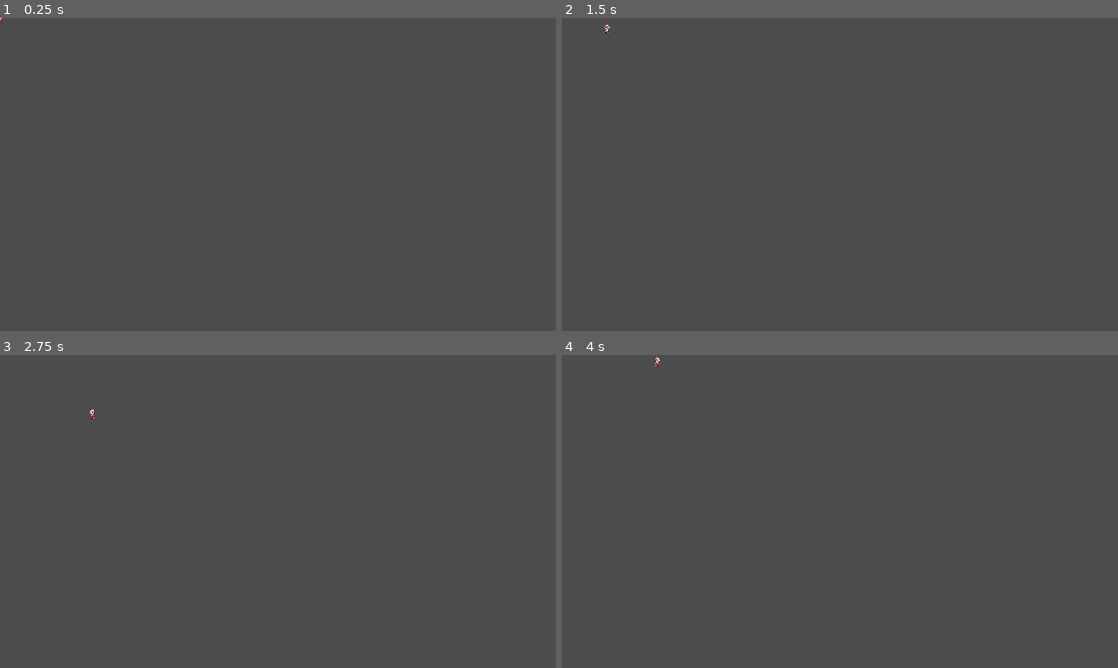
Above: before the commit, frames 1-4 (two rows, left to right).
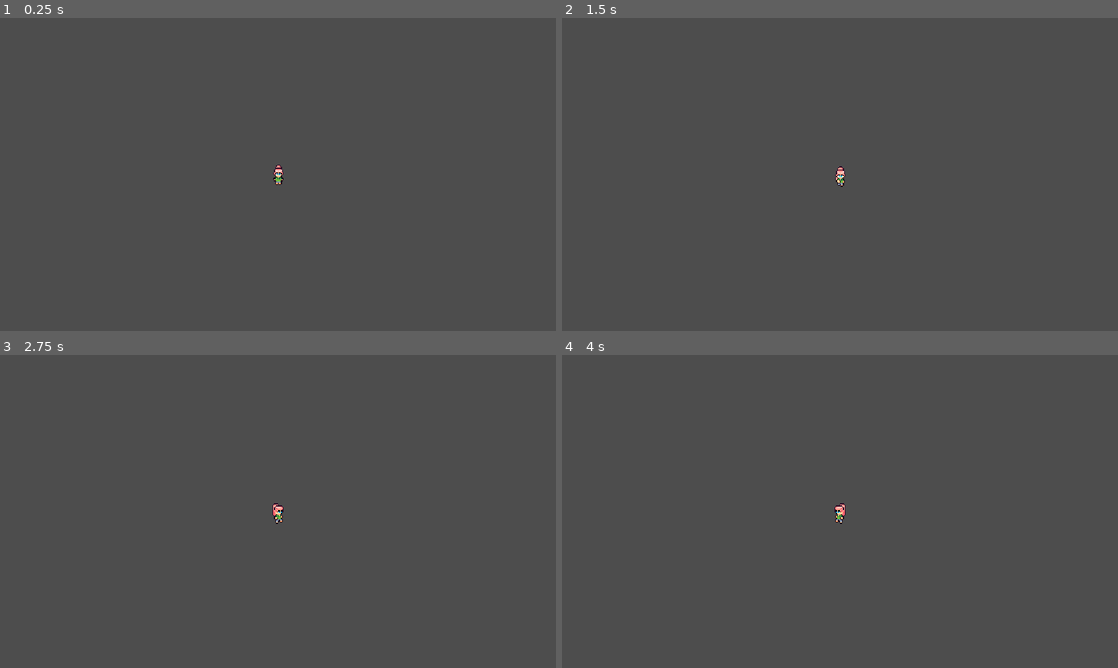
Above: after the commit, the same moments.

Repository: Grazulex/Farmstead-Chronicles
Game: Godot game, scene res://scenes/game/Main.tscn
Same seed, same stepped clock (60 frames per second), same inputs: the game is played once before the commit and once after it.
Inputs:
- Up to frame 1 (0.25 s): no input
- Up to frame 2 (1.5 s): tap Enter at 0.5 s; hold Right (ui_right) 0.53-1.28 s; tap Space at 1.25 s; hold Down (ui_down) from 1.28 s (still down)
- Up to frame 3 (2.75 s): tap Enter at 2 s; release Down (ui_down) at 2.03 s; hold Right (ui_right) from 2.03 s (still down)
- Up to frame 4 (4 s): tap Space at 2.75 s; release Right (ui_right) at 2.78 s; hold Up (ui_up) 2.78-3.53 s; tap Enter at 3.5 s; hold Left (ui_left) from 3.53 s (still down)

The runs differ from the first frame. In frame 1, 0.1% of the frame differs, in the area x 0-51%, y 0-54%; in frame 2, 0.1%; in frame 3, 0.1%, in the area x 16-51%, y 17-54%; in frame 4, 0.1%.

Commit message:
#1 add GlobalPlayerManager

Diff:
--- a/project.godot
+++ b/project.godot
@@ -14,6 +14,10 @@
 run/main_scene="res://scenes/game/Main.tscn"
 config/features=PackedStringArray("4.2", "GL Compatibility")
 config/icon="res://icon.svg"
+
+[autoload]
+
+GlobalPlayerManager="*res://scripts/Global/GlobalPlayerManager.gd"
 
 [display]
 
--- a/scenes/characters/Player.tscn
+++ b/scenes/characters/Player.tscn
@@ -681,7 +681,6 @@
 shape = SubResource("CircleShape2D_5h2fy")
 
 [node name="Camera2D" type="Camera2D" parent="."]
-enabled = false
 zoom = Vector2(2, 2)
 
 [node name="Skeleton" type="Node2D" parent="."]
@@ -732,3 +731,4 @@
 autoplay = "idle_down"
 
 [connection signal="change_direction_x" from="." to="Skeleton" method="_on_player_change_direction_x"]
+[connection signal="initialize_sprites" from="." to="Skeleton" method="_on_player_initialize_sprites"]
--- a/scenes/game/Main.tscn
+++ b/scenes/game/Main.tscn
@@ -5,3 +5,4 @@
 [node name="Main" type="Node2D"]
 
 [node name="Player" parent="." instance=ExtResource("1_lyeey")]
+speed = 20
--- /dev/null
+++ b/scenes/game/game_manager.tscn
@@ -0,0 +1,19 @@
+[gd_scene load_steps=2 format=3 uid="uid://15e171vv41wg"]
+
+[sub_resource type="GDScript" id="GDScript_7e3g6"]
+script/source = "extends Node
+
+
+@export var Player : player
+
+var rng = RandomNumberGenerator.new()
+
+const PLAYER_POSITION = Vector2(0, 0)
+
+func _ready():
+	var new_player = Player.instantiate()
+	pass
+"
+
+[node name="GameManager" type="Node"]
+script = SubResource("GDScript_7e3g6")
--- /dev/null
+++ b/scripts/Global/GlobalPlayerManager.gd
@@ -0,0 +1,260 @@
+extends Node
+
+var player_skins_collection = {
+	"01" : preload("res://assets/textures/Player/Character/Divided/All Basic Animations/Skins/1.png"),
+	"02" : preload("res://assets/textures/Player/Character/Divided/All Basic Animations/Skins/2.png"),
+	"03" : preload("res://assets/textures/Player/Character/Divided/All Basic Animations/Skins/3.png"),
+	"04" : preload("res://assets/textures/Player/Character/Divided/All Basic Animations/Skins/4.png")
+}
+
+var portrait_skins_collection = {
+	"01" : preload("res://assets/textures/Player/Portrait/Female/Skins/1.png"),
+	"02" : preload("res://assets/textures/Player/Portrait/Female/Skins/2.png"),
+	"03" : preload("res://assets/textures/Player/Portrait/Female/Skins/3.png"),
+	"04" : preload("res://assets/textures/Player/Portrait/Female/Skins/4.png"),
+	"05" : preload("res://assets/textures/Player/Portrait/Male/Skins/1.png"),
+	"06" : preload("res://assets/textures/Player/Portrait/Male/Skins/2.png"),
+	"07" : preload("res://assets/textures/Player/Portrait/Male/Skins/3.png"),
+	"08" : preload("res://assets/textures/Player/Portrait/Male/Skins/4.png"),
+}
+
+var player_eyes_collection = {
+	"none" : null,
+	"01" : preload("res://assets/textures/Player/Character/Divided/All Basic Animations/Eyes/Female/Black.png"),
+	"02" : preload("res://assets/textures/Player/Character/Divided/All Basic Animations/Eyes/Female/Blue.png"),
+	"03" : preload("res://assets/textures/Player/Character/Divided/All Basic Animations/Eyes/Female/Brown.png"),
+	"04" : preload("res://assets/textures/Player/Character/Divided/All Basic Animations/Eyes/Female/Green.png"),
+	"05" : preload("res://assets/textures/Player/Character/Divided/All Basic Animations/Eyes/Male/Black.png"),
+	"06" : preload("res://assets/textures/Player/Character/Divided/All Basic Animations/Eyes/Male/Blue.png"),
+	"07" : preload("res://assets/textures/Player/Character/Divided/All Basic Animations/Eyes/Male/Brown.png"),
+	"08" : preload("res://assets/textures/Player/Character/Divided/All Basic Animations/Eyes/Male/Green.png")
+}
+
+var portrait_eyes_collection = {
+	"none" : null,
+	"01" : preload("res://assets/textures/Player/Portrait/Female/Eyes/Black.png"),
+	"02" : preload("res://assets/textures/Player/Portrait/Female/Eyes/Blue.png"),
+	"03" : preload("res://assets/textures/Player/Portrait/Female/Eyes/Brown.png"),
+	"04" : preload("res://assets/textures/Player/Portrait/Female/Eyes/Green.png"),
+	"05" : preload("res://assets/textures/Player/Portrait/Male/Eyes/Black.png"),
+	"06" : preload("res://assets/textures/Player/Portrait/Male/Eyes/Blue.png"),
+	"07" : preload("res://assets/textures/Player/Portrait/Male/Eyes/Brown.png"),
+	"08" : preload("res://assets/textures/Player/Portrait/Male/Eyes/Green.png")
+}
+
+var player_hairs_collection = {
+	"none" : null,
+	"01" : preload("res://assets/textures/Player/Character/Divided/All Basic Animations/Hair/Faty/Black.png"),
+	"02" : preload("res://assets/textures/Player/Character/Divided/All Basic Animations/Hair/Faty/Blonde.png"),
+	"03" : preload("res://assets/textures/Player/Character/Divided/All Basic Animations/Hair/Faty/Blue.png"),
+	"04" : preload("res://assets/textures/Player/Character/Divided/All Basic Animations/Hair/Faty/Brown.png"),
+	"05" : preload("res://assets/textures/Player/Character/Divided/All Basic Animations/Hair/Faty/Ginger.png"),
+	"06" : preload("res://assets/textures/Player/Character/Divided/All Basic Animations/Hair/Faty/Pink.png"),
+	"07" : preload("res://assets/textures/Player/Character/Divided/All Basic Animations/Hair/Faty/Red.png"),
+	"08" : preload("res://assets/textures/Player/Character/Divided/All Basic Animations/Hair/Fawn/Black.png"),
+	"09" : preload("res://assets/textures/Player/Character/Divided/All Basic Animations/Hair/Fawn/Blonde.png"),
+	"10" : preload("res://assets/textures/Player/Character/Divided/All Basic Animations/Hair/Fawn/Blue.png"),
+	"11" : preload("res://assets/textures/Player/Character/Divided/All Basic Animations/Hair/Fawn/Brown.png"),
+	"12" : preload("res://assets/textures/Player/Character/Divided/All Basic Animations/Hair/Fawn/Ginger.png"),
+	"13" : preload("res://assets/textures/Player/Character/Divided/All Basic Animations/Hair/Fawn/Pink.png"),
+	"14" : preload("res://assets/textures/Player/Character/Divided/All Basic Animations/Hair/Fawn/Red.png"),
+	"15" : preload("res://assets/textures/Player/Character/Divided/All Basic Animations/Hair/Iredessa/Black.png"),
+	"16" : preload("res://assets/textures/Player/Character/Divided/All Basic Animations/Hair/Iredessa/Blonde.png"),
+	"17" : preload("res://assets/textures/Player/Character/Divided/All Basic Animations/Hair/Iredessa/Blue.png"),
+	"18" : preload("res://assets/textures/Player/Character/Divided/All Basic Animations/Hair/Iredessa/Brown.png"),
+	"19" : preload("res://assets/textures/Player/Character/Divided/All Basic Animations/Hair/Iredessa/Ginger.png"),
+	"20" : preload("res://assets/textures/Player/Character/Divided/All Basic Animations/Hair/Iredessa/Pink.png"),
+	"21" : preload("res://assets/textures/Player/Character/Divided/All Basic Animations/Hair/Iredessa/Red.png"),
+	"22" : preload("res://assets/textures/Player/Character/Divided/All Basic Animations/Hair/Josh/Black.png"),
+	"23" : preload("res://assets/textures/Player/Character/Divided/All Basic Animations/Hair/Josh/Blonde.png"),
+	"24" : preload("res://assets/textures/Player/Character/Divided/All Basic Animations/Hair/Josh/Blue.png"),
+	"25" : preload("res://assets/textures/Player/Character/Divided/All Basic Animations/Hair/Josh/Brown.png"),
+	"26" : preload("res://assets/textures/Player/Character/Divided/All Basic Animations/Hair/Josh/Ginger.png"),
+	"27" : preload("res://assets/textures/Player/Character/Divided/All Basic Animations/Hair/Josh/Pink.png"),
+	"28" : preload("res://assets/textures/Player/Character/Divided/All Basic Animations/Hair/Josh/Red.png"),
+	"29" : preload("res://assets/textures/Player/Character/Divided/All Basic Animations/Hair/Lyria/Black.png"),
+	"30" : preload("res://assets/textures/Player/Character/Divided/All Basic Animations/Hair/Lyria/Blonde.png"),
+	"31" : preload("res://assets/textures/Player/Character/Divided/All Basic Animations/Hair/Lyria/Blue.png"),
+	"32" : preload("res://assets/textures/Player/Character/Divided/All Basic Animations/Hair/Lyria/Brown.png"),
+	"33" : preload("res://assets/textures/Player/Character/Divided/All Basic Animations/Hair/Lyria/Ginger.png"),
+	"34" : preload("res://assets/textures/Player/Character/Divided/All Basic Animations/Hair/Lyria/Pink.png"),
+	"35" : preload("res://assets/textures/Player/Character/Divided/All Basic Animations/Hair/Lyria/Red.png"),
+	"36" : preload("res://assets/textures/Player/Character/Divided/All Basic Animations/Hair/Sebastian/Black.png"),
+	"37" : preload("res://assets/textures/Player/Character/Divided/All Basic Animations/Hair/Sebastian/Blonde.png"),
+	"38" : preload("res://assets/textures/Player/Character/Divided/All Basic Animations/Hair/Sebastian/Blue.png"),
+	"39" : preload("res://assets/textures/Player/Character/Divided/All Basic Animations/Hair/Sebastian/Brown.png"),
+	"40" : preload("res://assets/textures/Player/Character/Divided/All Basic Animations/Hair/Sebastian/Ginger.png"),
+	"41" : preload("res://assets/textures/Player/Character/Divided/All Basic Animations/Hair/Sebastian/Pink.png"),
+	"42" : preload("res://assets/textures/Player/Character/Divided/All Basic Animations/Hair/Sebastian/Red.png"),
+	"43" : preload("res://assets/textures/Player/Character/Divided/All Basic Animations/Hair/Silvermist/Black.png"),
+	"44" : preload("res://assets/textures/Player/Character/Divided/All Basic Animations/Hair/Silvermist/Blonde.png"),
+	"45" : preload("res://assets/textures/Player/Character/Divided/All Basic Animations/Hair/Silvermist/Blue.png"),
+	"46" : preload("res://assets/textures/Player/Character/Divided/All Basic Animations/Hair/Silvermist/Brown.png"),
+	"47" : preload("res://assets/textures/Player/Character/Divided/All Basic Animations/Hair/Silvermist/Ginger.png"),
+	"48" : preload("res://assets/textures/Player/Character/Divided/All Basic Animations/Hair/Silvermist/Pink.png"),
+	"49" : preload("res://assets/textures/Player/Character/Divided/All Basic Animations/Hair/Silvermist/Red.png"),
+}
+
+var portrait_hairs_collection = {
+	"none" : null,
+	"01" : preload("res://assets/textures/Player/Portrait/Female/Hair/Fawn/Black.png"),
+	"02" : preload("res://assets/textures/Player/Portrait/Female/Hair/Fawn/Blue.png"),
+	"03" : preload("res://assets/textures/Player/Portrait/Female/Hair/Fawn/Brown.png"),
+	"04" : preload("res://assets/textures/Player/Portrait/Female/Hair/Fawn/Ginger.png"),
+	"05" : preload("res://assets/textures/Player/Portrait/Female/Hair/Fawn/Green.png"),
+	"06" : preload("res://assets/textures/Player/Portrait/Female/Hair/Fawn/Light Brown.png"),
+	"07" : preload("res://assets/textures/Player/Portrait/Female/Hair/Fawn/Pink.png"),
+	"08" : preload("res://assets/textures/Player/Portrait/Female/Hair/Fawn/Puppke.png"),
+	"09" : preload("res://assets/textures/Player/Portrait/Female/Hair/Fawn/Red.png"),
+	"10" : preload("res://assets/textures/Player/Portrait/Female/Hair/Fawn/Yellow.png"),
+	"12" : preload("res://assets/textures/Player/Portrait/Female/Hair/Iridessa/Black.png"),
+	"13" : preload("res://assets/textures/Player/Portrait/Female/Hair/Iridessa/Blue.png"),
+	"14" : preload("res://assets/textures/Player/Portrait/Female/Hair/Iridessa/Brown.png"),
+	"15" : preload("res://assets/textures/Player/Portrait/Female/Hair/Iridessa/Ginger.png"),
+	"16" : preload("res://assets/textures/Player/Portrait/Female/Hair/Iridessa/Green.png"),
+	"17" : preload("res://assets/textures/Player/Portrait/Female/Hair/Iridessa/Light Brown.png"),
+	"18" : preload("res://assets/textures/Player/Portrait/Female/Hair/Iridessa/Pink.png"),
+	"19" : preload("res://assets/textures/Player/Portrait/Female/Hair/Iridessa/Pupple.png"),
+	"20" : preload("res://assets/textures/Player/Portrait/Female/Hair/Iridessa/Red.png"),
+	"21" : preload("res://assets/textures/Player/Portrait/Female/Hair/Iridessa/Yellow.png"),
+	"22" : preload("res://assets/textures/Player/Portrait/Female/Hair/Lyria/Black.png"),
+	"23" : preload("res://assets/textures/Player/Portrait/Female/Hair/Lyria/Blue.png"),
+	"24" : preload("res://assets/textures/Player/Portrait/Female/Hair/Lyria/Brown.png"),
+	"25" : preload("res://assets/textures/Player/Portrait/Female/Hair/Lyria/Ginger.png"),
+	"26" : preload("res://assets/textures/Player/Portrait/Female/Hair/Lyria/Green.png"),
+	"27" : preload("res://assets/textures/Player/Portrait/Female/Hair/Lyria/Light Brown.png"),
+	"28" : preload("res://assets/textures/Player/Portrait/Female/Hair/Lyria/Pink.png"),
+	"29" : preload("res://assets/textures/Player/Portrait/Female/Hair/Lyria/Pupple.png"),
+	"30" : preload("res://assets/textures/Player/Portrait/Female/Hair/Lyria/Red.png"),
+	"31" : preload("res://assets/textures/Player/Portrait/Female/Hair/Lyria/Yellow.png"),
+	"32" : preload("res://assets/textures/Player/Portrait/Female/Hair/Silvermist/Black.png"),
+	"33" : preload("res://assets/textures/Player/Portrait/Female/Hair/Silvermist/Blue.png"),
+	"34" : preload("res://assets/textures/Player/Portrait/Female/Hair/Silvermist/Brown.png"),
+	"35" : preload("res://assets/textures/Player/Portrait/Female/Hair/Silvermist/Ginger.png"),
+	"36" : preload("res://assets/textures/Player/Portrait/Female/Hair/Silvermist/Green.png"),
+	"37" : preload("res://assets/textures/Player/Portrait/Female/Hair/Silvermist/Light Brown.png"),
+	"38" : preload("res://assets/textures/Player/Portrait/Female/Hair/Silvermist/Pink.png"),
+	"39" : preload("res://assets/textures/Player/Portrait/Female/Hair/Silvermist/Pupple.png"),
+	"40" : preload("res://assets/textures/Player/Portrait/Female/Hair/Silvermist/Red.png"),
+	"41" : preload("res://assets/textures/Player/Portrait/Female/Hair/Silvermist/Yellow.png"),
+	"42" : preload("res://assets/textures/Player/Portrait/Male/Hair/Josh/Black.png"),
+	"43" : preload("res://assets/textures/Player/Portrait/Male/Hair/Josh/Blue.png"),
+	"44" : preload("res://assets/textures/Player/Portrait/Male/Hair/Josh/Brown.png"),
+	"45" : preload("res://assets/textures/Player/Portrait/Male/Hair/Josh/Ginger.png"),
+	"46" : preload("res://assets/textures/Player/Portrait/Male/Hair/Josh/Green.png"),
+	"47" : preload("res://assets/textures/Player/Portrait/Male/Hair/Josh/Light Brown.png"),
+	"48" : preload("res://assets/textures/Player/Portrait/Male/Hair/Josh/Pink.png"),
+	"49" : preload("res://assets/textures/Player/Portrait/Male/Hair/Josh/Pupple.png"),
+	"50" : preload("res://assets/textures/Player/Portrait/Male/Hair/Josh/Red.png"),
+	"51" : preload("res://assets/textures/Player/Portrait/Male/Hair/Josh/Yellow.png"),
+	"52" : preload("res://assets/textures/Player/Portrait/Male/Hair/Josh/Black.png"),
+	"53" : preload("res://assets/textures/Player/Portrait/Male/Hair/Sebastian/Blue.png"),
+	"54" : preload("res://assets/textures/Player/Portrait/Male/Hair/Sebastian/Brown.png"),
+	"55" : preload("res://assets/textures/Player/Portrait/Male/Hair/Sebastian/Ginger.png"),
+	"56" : preload("res://assets/textures/Player/Portrait/Male/Hair/Sebastian/Green.png"),
+	"57" : preload("res://assets/textures/Player/Portrait/Male/Hair/Sebastian/Light Brown.png"),
+	"58" : preload("res://assets/textures/Player/Portrait/Male/Hair/Sebastian/Pink.png"),
+	"59" : preload("res://assets/textures/Player/Portrait/Male/Hair/Sebastian/Pupple.png"),
+	"60" : preload("res://assets/textures/Player/Portrait/Male/Hair/Sebastian/Red.png"),
+	"61" : preload("res://assets/textures/Player/Portrait/Male/Hair/Sebastian/Yellow.png"),
+}
+
+var player_clothes_collection = {
+	"none" : null,
+	"01" : preload("res://assets/textures/Player/Character/Divided/All Basic Animations/Clothers/Farm Pink.png"),
+	"02" : preload("res://assets/textures/Player/Character/Divided/All Basic Animations/Clothers/Farm Red.png"),
+	"03" : preload("res://assets/textures/Player/Character/Divided/All Basic Animations/Clothers/Farm.png"),
+	"04" : preload("res://assets/textures/Player/Character/Divided/All Basic Animations/Clothers/Female/Pink.png"),
+	"05" : preload("res://assets/textures/Player/Character/Divided/All Basic Animations/Clothers/Male/Green.png")
+}
+
+var portrait_clothes_collection = {
+	"none" : null,
+	"01" : preload("res://assets/textures/Player/Portrait/Female/Clothers/Bee.png"),
+	"02" : preload("res://assets/textures/Player/Portrait/Female/Clothers/Cow.png"),
+	"03" : preload("res://assets/textures/Player/Portrait/Female/Clothers/Manu.png"),
+	"04" : preload("res://assets/textures/Player/Portrait/Female/Clothers/Dress/Black.png"),
+	"05" : preload("res://assets/textures/Player/Portrait/Female/Clothers/Dress/Blue.png"),
+	"06" : preload("res://assets/textures/Player/Portrait/Female/Clothers/Dress/Brown.png"),
+	"07" : preload("res://assets/textures/Player/Portrait/Female/Clothers/Dress/Green.png"),
+	"08" : preload("res://assets/textures/Player/Portrait/Female/Clothers/Dress/Light Brown.png"),
+	"09" : preload("res://assets/textures/Player/Portrait/Female/Clothers/Dress/Pink.png"),
+	"10" : preload("res://assets/textures/Player/Portrait/Female/Clothers/Dress/Pupple.png"),
+	"11" : preload("res://assets/textures/Player/Portrait/Female/Clothers/Dress/Red.png"),
+	"12" : preload("res://assets/textures/Player/Portrait/Female/Clothers/Dress/Yellow.png"),
+	"13" : preload("res://assets/textures/Player/Portrait/Female/Clothers/Fantasies/Carrot.png"),
+	"14" : preload("res://assets/textures/Player/Portrait/Female/Clothers/Fantasies/Chicken.png"),
+	"15" : preload("res://assets/textures/Player/Portrait/Female/Clothers/Fantasies/Deer.png"),
+
+	"16" : preload("res://assets/textures/Player/Portrait/Male/Clothers/Bee.png"),
+	"18" : preload("res://assets/textures/Player/Portrait/Male/Clothers/Farm.png"),
+	"19" : preload("res://assets/textures/Player/Portrait/Male/Clothers/1/Black.png"),
+	"20" : preload("res://assets/textures/Player/Portrait/Male/Clothers/1/Brown.png"),
+	"21" : preload("res://assets/textures/Player/Portrait/Male/Clothers/1/Gray.png"),
+	"22" : preload("res://assets/textures/Player/Portrait/Male/Clothers/1/Green.png"),
+	"23" : preload("res://assets/textures/Player/Portrait/Male/Clothers/1/Red.png"),
+	"24" : preload("res://assets/textures/Player/Portrait/Male/Clothers/1/White.png"),
+	"26" : preload("res://assets/textures/Player/Portrait/Male/Clothers/2/Brown.png"),
+	"27" : preload("res://assets/textures/Player/Portrait/Male/Clothers/2/Gray.png"),
+	"28" : preload("res://assets/textures/Player/Portrait/Male/Clothers/2/Green.png"),
+	"29" : preload("res://assets/textures/Player/Portrait/Male/Clothers/2/Red.png"),
+	"30" : preload("res://assets/textures/Player/Portrait/Male/Clothers/2/White.png"),
+}
+
+var player_hoods_collection = {
+	"none" : null,
+	"01" : preload("res://assets/textures/Player/Character/Divided/All Basic Animations/ACC/Bow/Pink.png"),
+	"02" : preload("res://assets/textures/Player/Character/Divided/All Basic Animations/ACC/Chicken.png"),
+	"03" : preload("res://assets/textures/Player/Character/Divided/All Basic Animations/ACC/Cow.png"),
+	"04" : preload("res://assets/textures/Player/Character/Divided/All Basic Animations/ACC/Deer.png"),
+	"05" : preload("res://assets/textures/Player/Character/Divided/All Basic Animations/ACC/Frog.png")
+}
+
+var skins_color_options = [
+	Color.WHITE, #Default
+	Color.LIGHT_PINK, #Light Skin
+	Color.PINK, #Medium Skin
+	Color.ROSY_BROWN, #Brown Skin
+]
+
+var hairs_color_options = [
+	Color.WHITE, #Default
+	Color.BLACK, #Black
+	Color.BROWN, #Brown
+	Color.BURLYWOOD, #Blonde
+	Color.CORAL, #Auburn
+]
+
+var color_options = [
+	Color.WHITE, #Default
+	Color.RED, #Red
+	Color.GREEN, #Green
+	Color.BLUE, #Blue
+	Color.BLACK, #Black
+	Color.WHITE, #White
+	Color.YELLOW, #Yellow
+]
+
+var selected_player_skin = "02"
+var selected_player_eye = "02"
+var selected_player_hair = "13"
+var selected_player_clothe = "05"
+var selected_player_hood = "none"
+
+var selected_portrait_skin = ""
+var selected_portrait_eye = ""
+var selected_portrait_hair = ""
+var selected_portrait_clothe = ""
+
+var selected_player_skin_color =  Color.WHITE
+var selected_player_hair_color = Color.WHITE
+var selected_player_eye_color = Color.WHITE
+var selected_player_clothe_color = Color.WHITE
+var selected_player_hood_color = Color.WHITE
+
+var selected_portrait_skin_color =  ""
+var selected_portrait_hair_color = ""
+var selected_portrait_eye_color = ""
+var selected_portrait_clothe_color = ""
+
+var player_name = ""
--- a/scripts/Player.gd
+++ b/scripts/Player.gd
@@ -1,12 +1,16 @@
 class_name player extends CharacterBody2D
 
 signal change_direction_x
+signal initialize_sprites
 
 @export var speed : int = 100
 var last_direction : Vector2 = Vector2.ZERO
 
 @onready var animation_player = $AnimationPlayer
 @onready var skeleton = $Skeleton
+
+func _ready():
+	emit_signal("initialize_sprites")
 
 func _physics_process(delta):
 	var direction : Vector2 = Vector2.ZERO
--- a/scripts/Skeleton.gd
+++ b/scripts/Skeleton.gd
@@ -1,4 +1,4 @@
-class_name skeleton extends Node
+extends Node
 
 @onready var body = $Body
 @onready var eyes = $Eyes
@@ -26,3 +26,19 @@
 		tools.flip_h = true
 		fx.flip_h = true
 	pass # Replace with function body.
+
+
+func _on_player_initialize_sprites():
+	body.texture  = GlobalPlayerManager.player_skins_collection[GlobalPlayerManager.selected_player_skin]
+	body.modulate = GlobalPlayerManager.selected_player_skin_color
+	eyes.texture =  GlobalPlayerManager.player_eyes_collection[GlobalPlayerManager.selected_player_eye]
+	eyes.modulate = GlobalPlayerManager.selected_player_eye_color
+	hairs.texture = GlobalPlayerManager.player_hairs_collection[GlobalPlayerManager.selected_player_hair]
+	hairs.modulate = GlobalPlayerManager.selected_player_hair_color
+	clothe.texture = GlobalPlayerManager.player_clothes_collection[GlobalPlayerManager.selected_player_clothe]
+	clothe.modulate = GlobalPlayerManager.selected_player_clothe_color
+	hood.texture = GlobalPlayerManager.player_hoods_collection[GlobalPlayerManager.selected_player_hood]
+	hood.modulate = GlobalPlayerManager.selected_player_hood_color
+	tools.texture = null
+	fx.texture = null
+	pass # Replace with function body.
Renamed: assets/textures/Player/Portrait/Female/Hair/Lyria/`Pupple.png -> assets/textures/Player/Portrait/Female/Hair/Lyria/Pupple.png
Not shown, changed: assets/textures/Player/Portrait/Female/Hair/Lyria/Pupple.png.import
